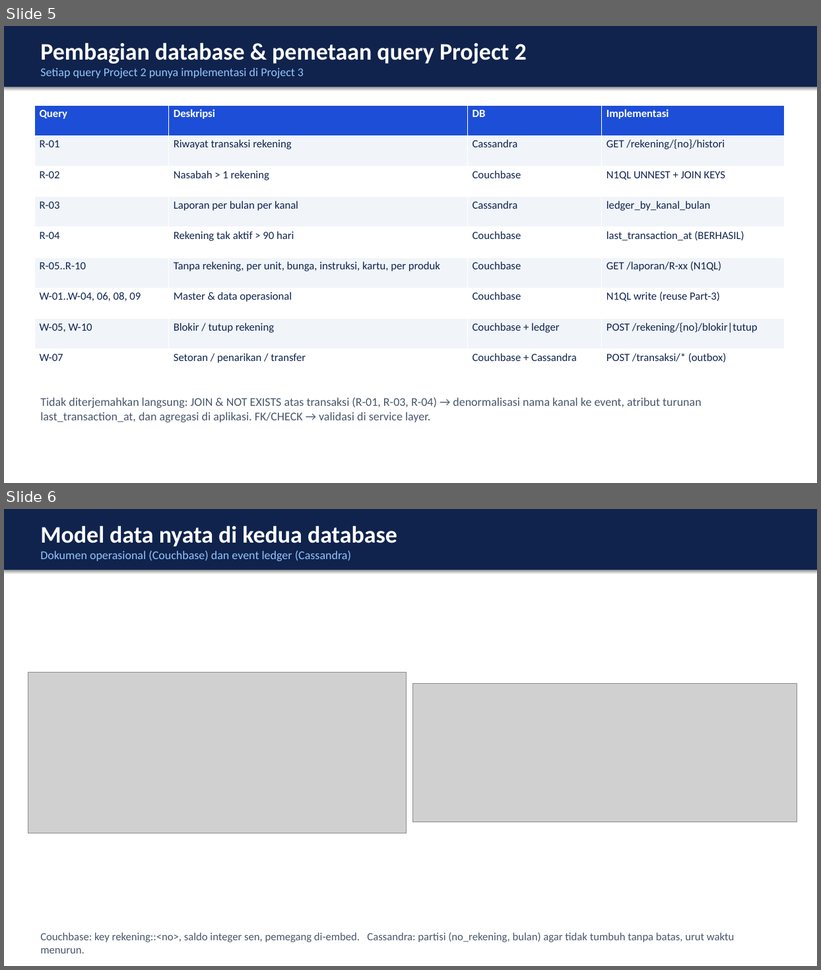
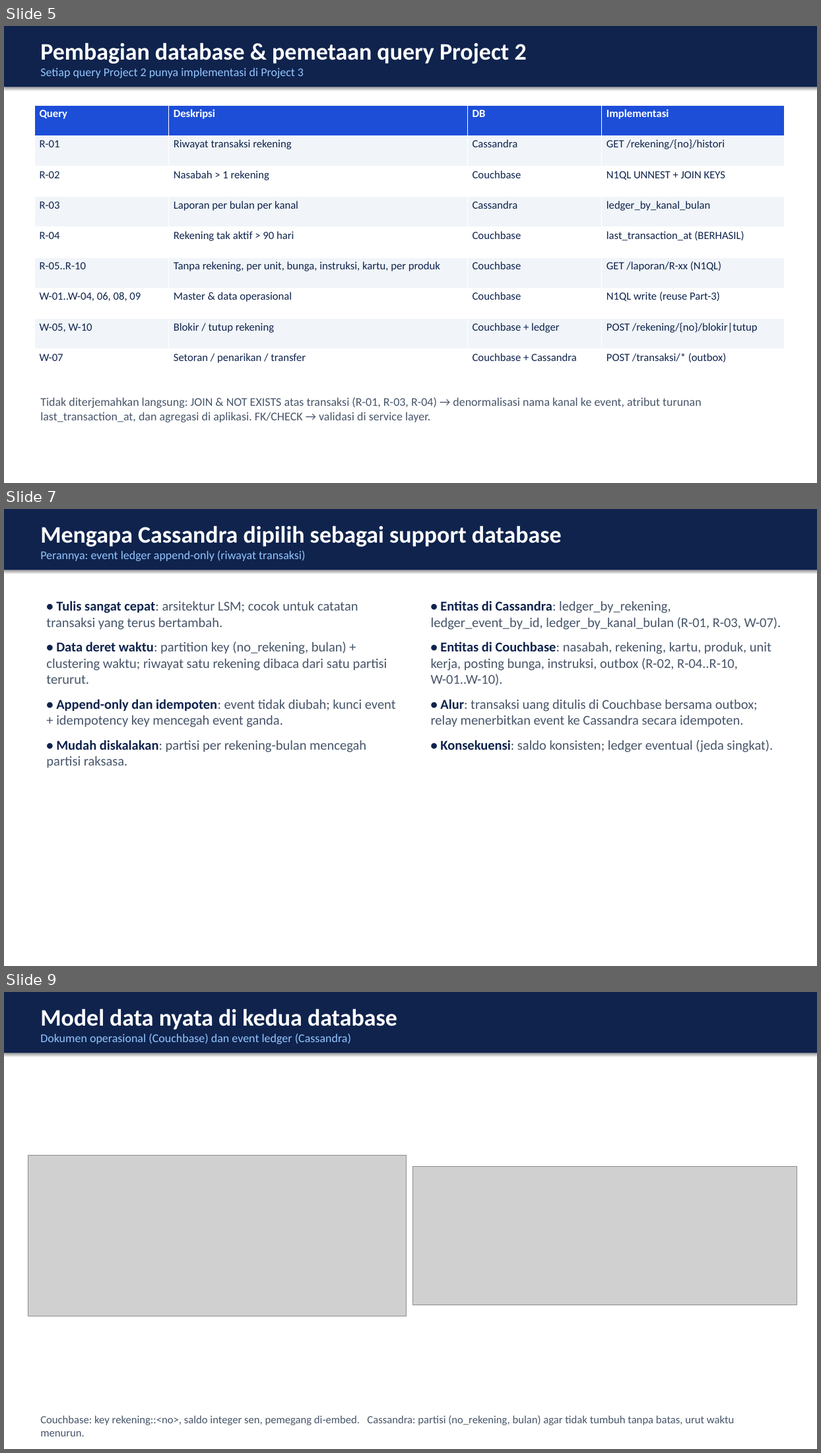
Before and after one commit to wrdtlkhoir/Project-3-BRI-Tabungan-NoSQL, a slide deck: docs/Project3_Presentasi_BRI_Tabungan_NoSQL.pptx. Shown one above the other, each under a label of ours: slides 5 and 6 before the commit, slides 5, 7 and 9 after it; the slides between them are not shown. The pictures are 821x970 and 821x1453 pixels, drawn with LibreOffice and Linux fonts; fonts in the diff are those of the drawing; grey boxes stand for pictures. Boxes give left, top, right and bottom in pixels: in the first picture for what was removed or moved away, otherwise in the second. Text is boxed around its words. In the diff, an @@ line names an element or a change of style, - is before the commit and + after.

```diff
--- a/docs/Project3_Presentasi_BRI_Tabungan_NoSQL.pptx
+++ b/docs/Project3_Presentasi_BRI_Tabungan_NoSQL.pptx
@@ slide 7 added at box(4, 509, 817, 966), background #FFFFFF @@
@@ rectangle added at box(4, 509, 817, 570), fill #0F234D @@
@@ text added at box(40, 525, 562, 547), 28 pt, text #FFFFFF, bold @@
+Mengapa Cassandra dipilih sebagai support database
@@ text added at box(40, 551, 305, 561), 14 pt, text #93C5FD @@
+Perannya: event ledger append-only (riwayat transaksi)
@@ text added at box(46, 601, 396, 768), 16 pt, text #475569 @@
+• Tulis sangat cepat: arsitektur LSM; cocok untuk catatan transaksi yang terus bertambah.
+• Data deret waktu: partition key (no_rekening, bulan) + clustering waktu; riwayat satu rekening dibaca dari satu partisi terurut.
+• Append-only dan idempoten: event tidak diubah; kunci event + idempotency key mencegah event ganda.
+• Mudah diskalakan: partisi per rekening-bulan mencegah partisi raksasa.
@@ text added at box(431, 601, 781, 753), 16 pt, text #475569 @@
+• Entitas di Cassandra: ledger_by_rekening, ledger_event_by_id, ledger_by_kanal_bulan (R-01, R-03, W-07).
+• Entitas di Couchbase: nasabah, rekening, kartu, produk, unit kerja, posting bunga, instruksi, outbox (R-02, R-04..R-10, W-01..W-10).
+• Alur: transaksi uang ditulis di Couchbase bersama outbox; relay menerbitkan event ke Cassandra secara idempoten.
+• Konsekuensi: saldo konsisten; ledger eventual (jeda singkat).
@@ what was slide 6 is now slide 9 @@
```
Also in this commit, not shown: 2 other slides added, 2 other files.
